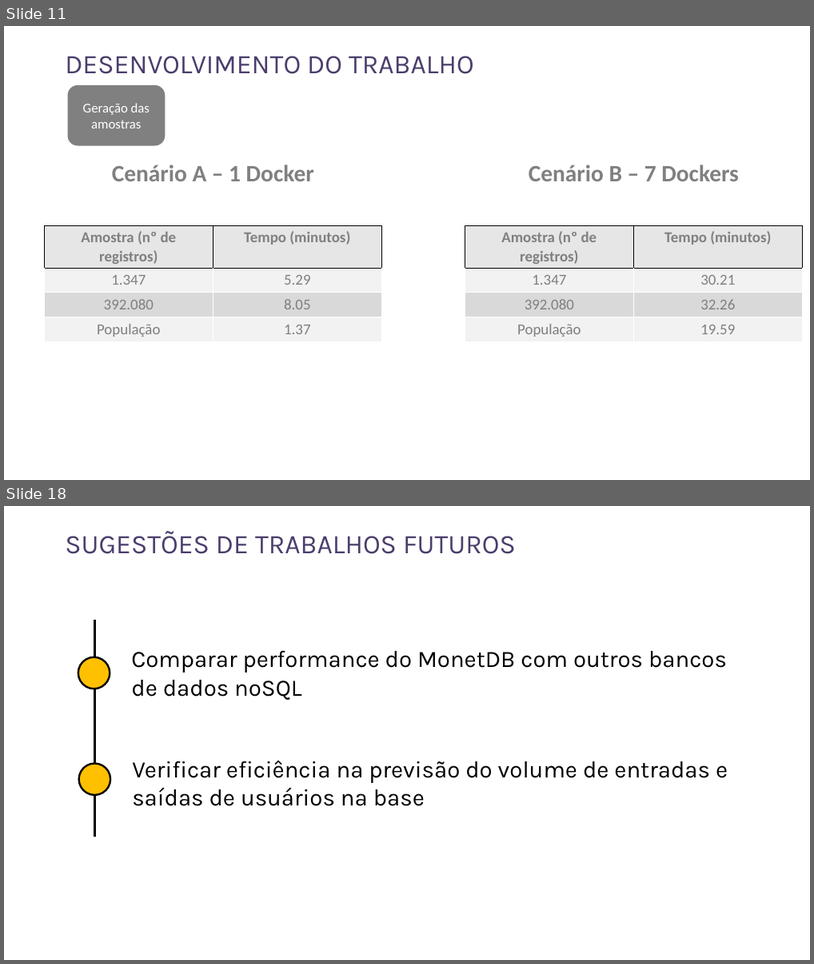
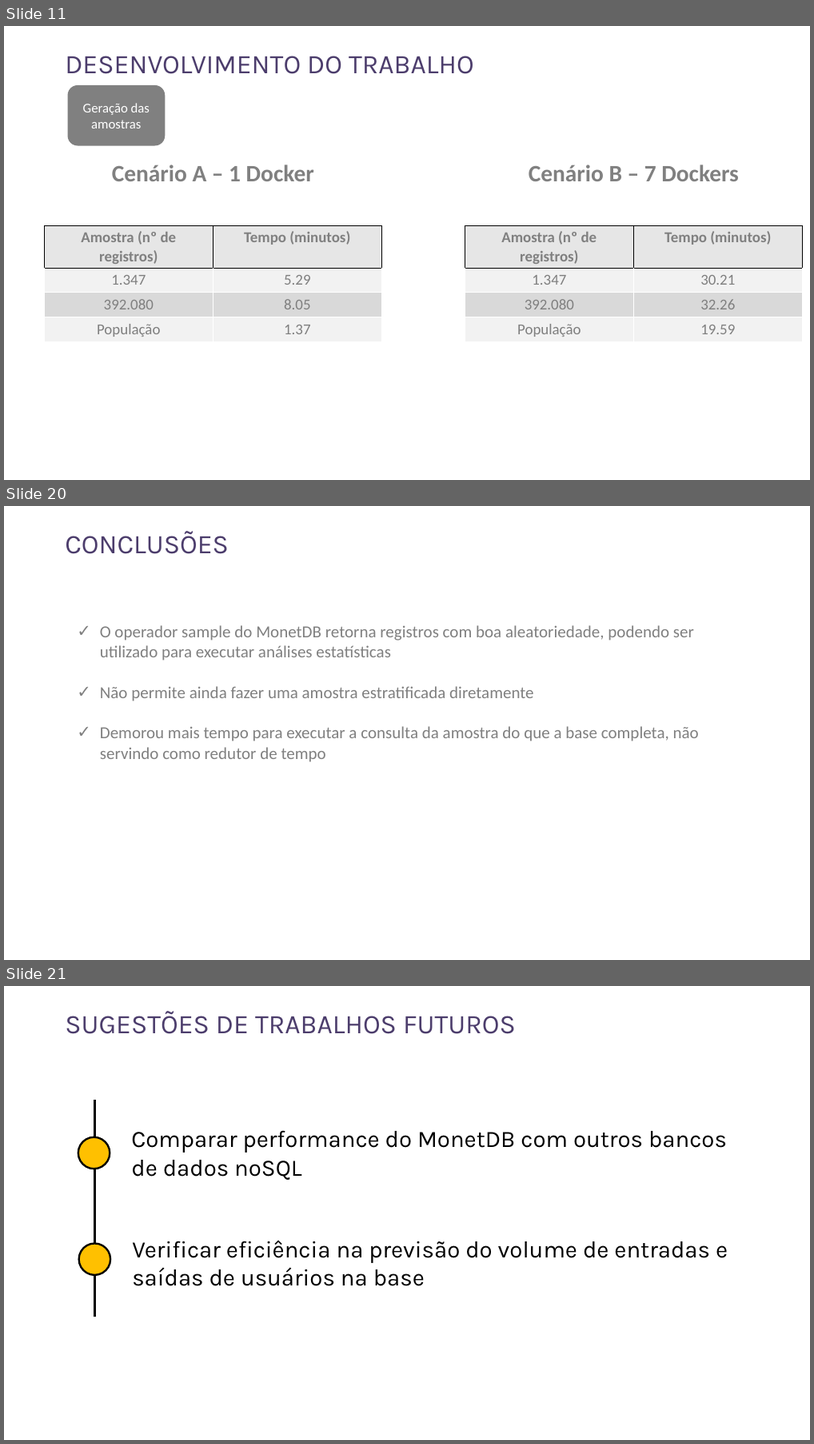
Before and after one commit to rnmourao/monet_sampling_benchmark, a slide deck: paper/Apresentação MonetDB v2.pptx. Shown one above the other, each under a label of ours: slides 11 and 18 before the commit, slides 11, 20 and 21 after it; the slides between them are not shown. The pictures are 814x964 and 814x1444 pixels, drawn with LibreOffice and Linux fonts; fonts in the diff are those of the drawing. Boxes give left, top, right and bottom in pixels: in the first picture for what was removed or moved away, otherwise in the second. Text is boxed around its words. In the diff, an @@ line names an element or a change of style, - is before the commit and + after.

```diff
--- a/paper/Apresentação MonetDB v2.pptx
+++ b/paper/Apresentação MonetDB v2.pptx
@@ slide 20 added at (4,506,810,960), background #FFFFFF @@
@@ text added at (65,531,229,554), 32 pt, text #4C3D6C @@
+CONCLUSÕES
@@ text added at (100,625,699,762), 20 pt, text #808080 @@
+✓ O operador sample do MonetDB retorna registros com boa aleatoriedade, podendo ser utilizado para executar análises estatísticas
+✓ Não permite ainda fazer uma amostra estratificada diretamente
+✓ Demorou mais tempo para executar a consulta da amostra do que a base completa, não servindo como redutor de tempo
@@ what was slide 18 is now slide 21 @@
```
Also in this commit, not shown: 3 slides changed, 3 other slides added, 1 slide removed.
